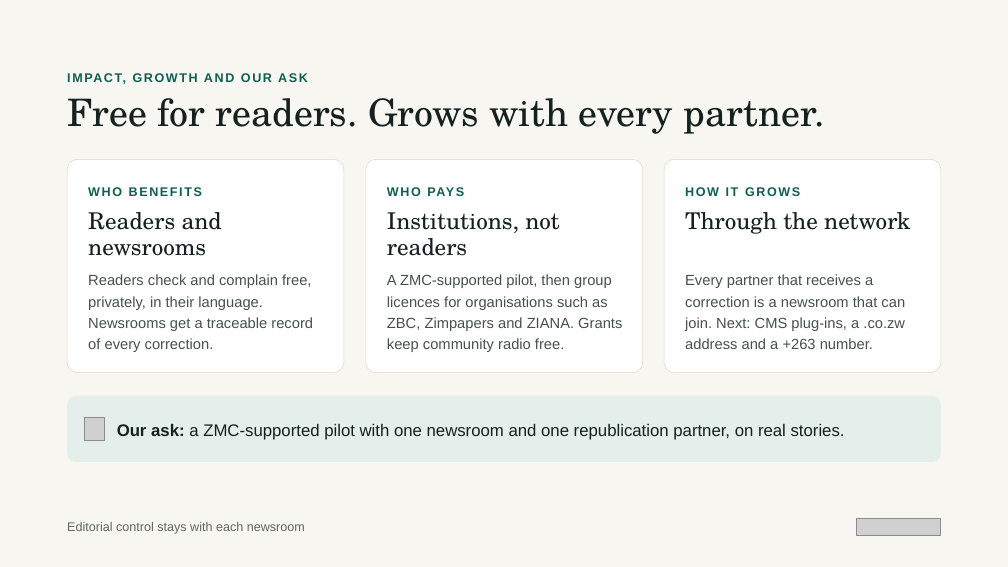
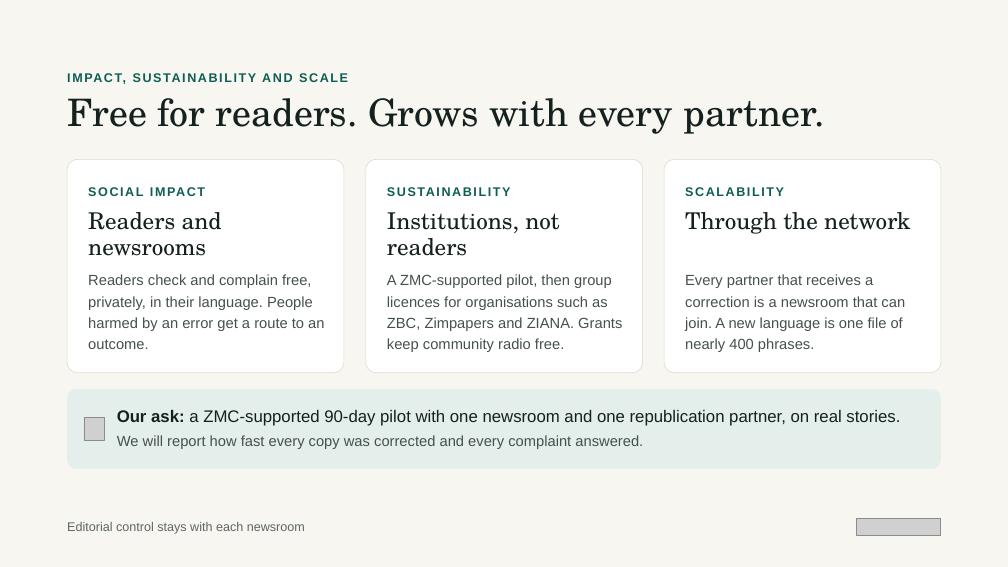
Before and after one commit to harrymakoni-netizen/Vimba-platform-, a slide deck: slide 10 of presentation/Vimba_Pitch_Final.pptx. Drawn at 1008x567 pixels with LibreOffice and Linux fonts; fonts in the diff are those of the drawing; grey boxes stand for pictures. Boxes give left, top, right and bottom in pixels: in the first picture for what was removed or moved away, otherwise in the second. Text is boxed around its words. In the diff, an @@ line names an element or a change of style, - is before the commit and + after.

```diff
--- a/presentation/Vimba_Pitch_Final.pptx
+++ b/presentation/Vimba_Pitch_Final.pptx
@@ text at box(67, 67, 967, 87): text changed @@
-IMPACT, GROWTH AND OUR ASK
+IMPACT, SUSTAINABILITY AND SCALE
@@ text at box(88, 187, 202, 196): text changed @@
-WHO BENEFITS
+SOCIAL IMPACT
@@ text at box(387, 181, 628, 201): text changed @@
-WHO PAYS
+SUSTAINABILITY
@@ text at box(685, 187, 784, 196): text changed @@
-HOW IT GROWS
+SCALABILITY
@@ text at box(88, 274, 324, 349): text changed @@
-Readers check and complain free, privately, in their language. Newsrooms get a traceable record of every correction.
+Readers check and complain free, privately, in their language. People harmed by an error get a route to an outcome.
@@ text at box(685, 274, 905, 352): text changed @@
-Every partner that receives a correction is a newsroom that can join. Next: CMS plug-ins, a .co.zw address and a +263 number.
+Every partner that receives a correction is a newsroom that can join. A new language is one file of nearly 400 phrases.
@@ rounded rectangle: place and size @@
-rounded rectangle at box(67, 396, 941, 463)
+rounded rectangle at box(67, 389, 941, 469)
@@ rounded rectangle at box(67, 389, 941, 469): proportions changed @@
@@ text at box(117, 410, 900, 449): text changed @@
-Our ask: a ZMC-supported pilot with one newsroom and one republication partner, on real stories.
+Our ask: a ZMC-supported 90-day pilot with one newsroom and one republication partner, on real stories.
+We will report how fast every copy was corrected and every complaint answered.
```
Also in this commit, not shown: 3 other slides changed, 1 slide added, 1 other file.
